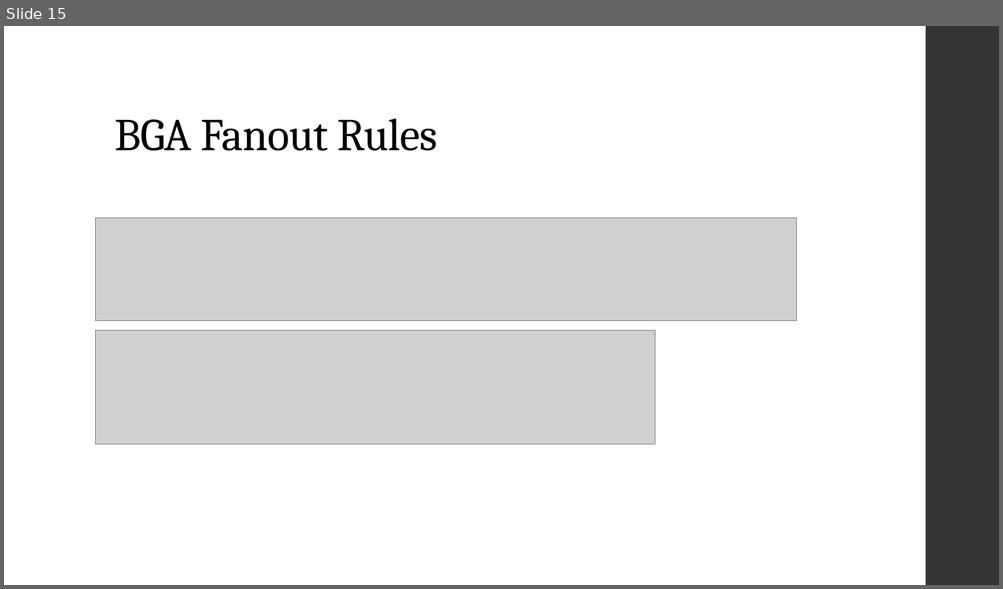
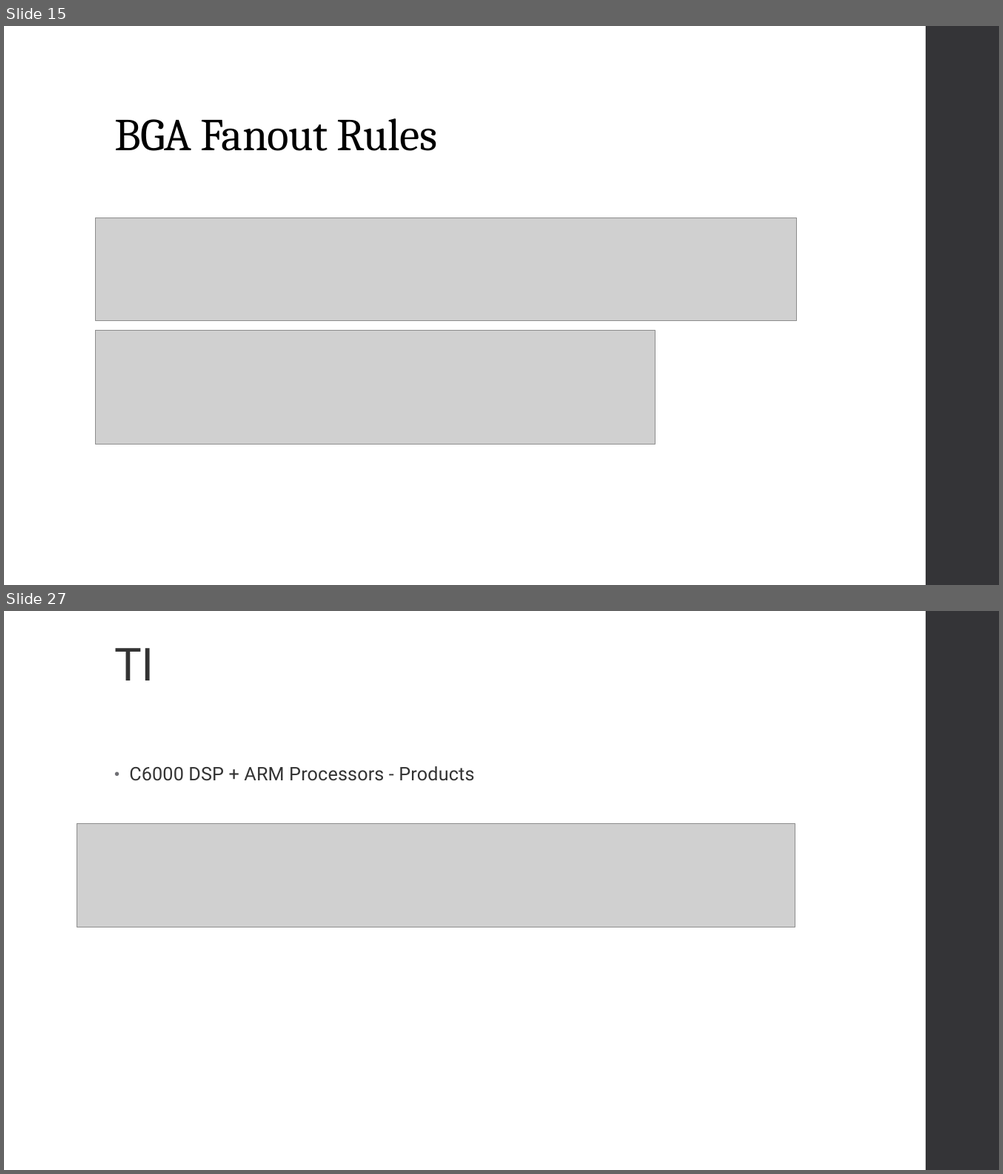
Before and after one commit to altay-brusan/blackfin-som, a slide deck: Artifacts/Reports/Design Guide.pptx. Shown one above the other, each under a label of ours: slide 15 before the commit, slides 15 and 27 after it; the slides between them are not shown. The pictures are 1003x589 and 1003x1174 pixels, drawn with LibreOffice and Linux fonts; fonts in the diff are those of the drawing; grey boxes stand for pictures. Boxes give left, top, right and bottom in pixels: in the first picture for what was removed or moved away, otherwise in the second. Text is boxed around its words. In the diff, an @@ line names an element or a change of style, - is before the commit and + after.

```diff
--- a/Artifacts/Reports/Design Guide.pptx
+++ b/Artifacts/Reports/Design Guide.pptx
@@ slide 27 added at (4,611,999,1170), background #FFFFFF; not listed: 1 template element that a slide beside it also shows @@
@@ title added at (114,648,153,681), 44 pt, text #333333 @@
+TI
@@ text added at (129,766,474,781), 18 pt, text #333333 @@
+• C6000 DSP + ARM Processors - Products
@@ picture added at (77,823,795,927) @@
```
Also in this commit, not shown: 13 other slides added, 11 other files.
